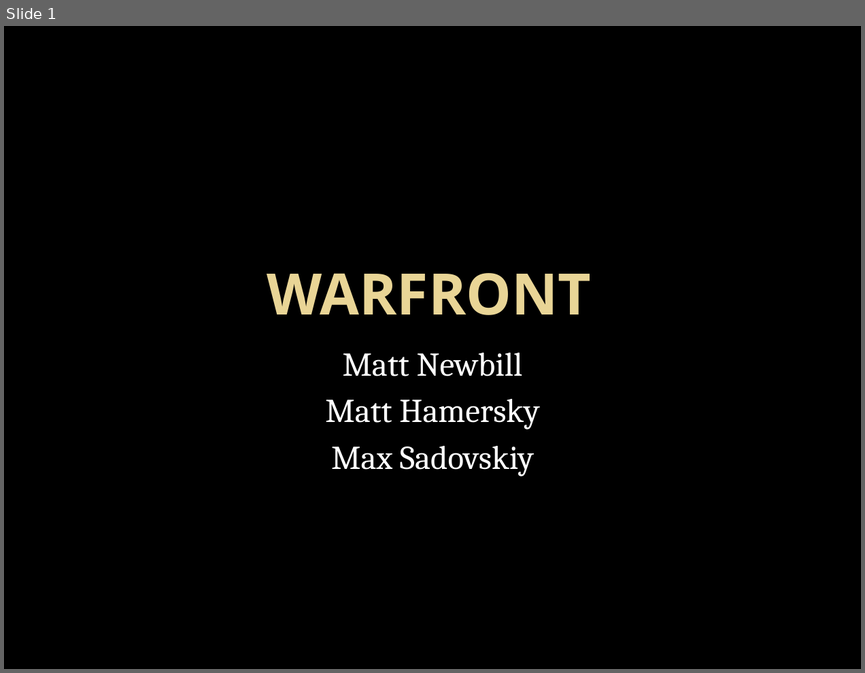
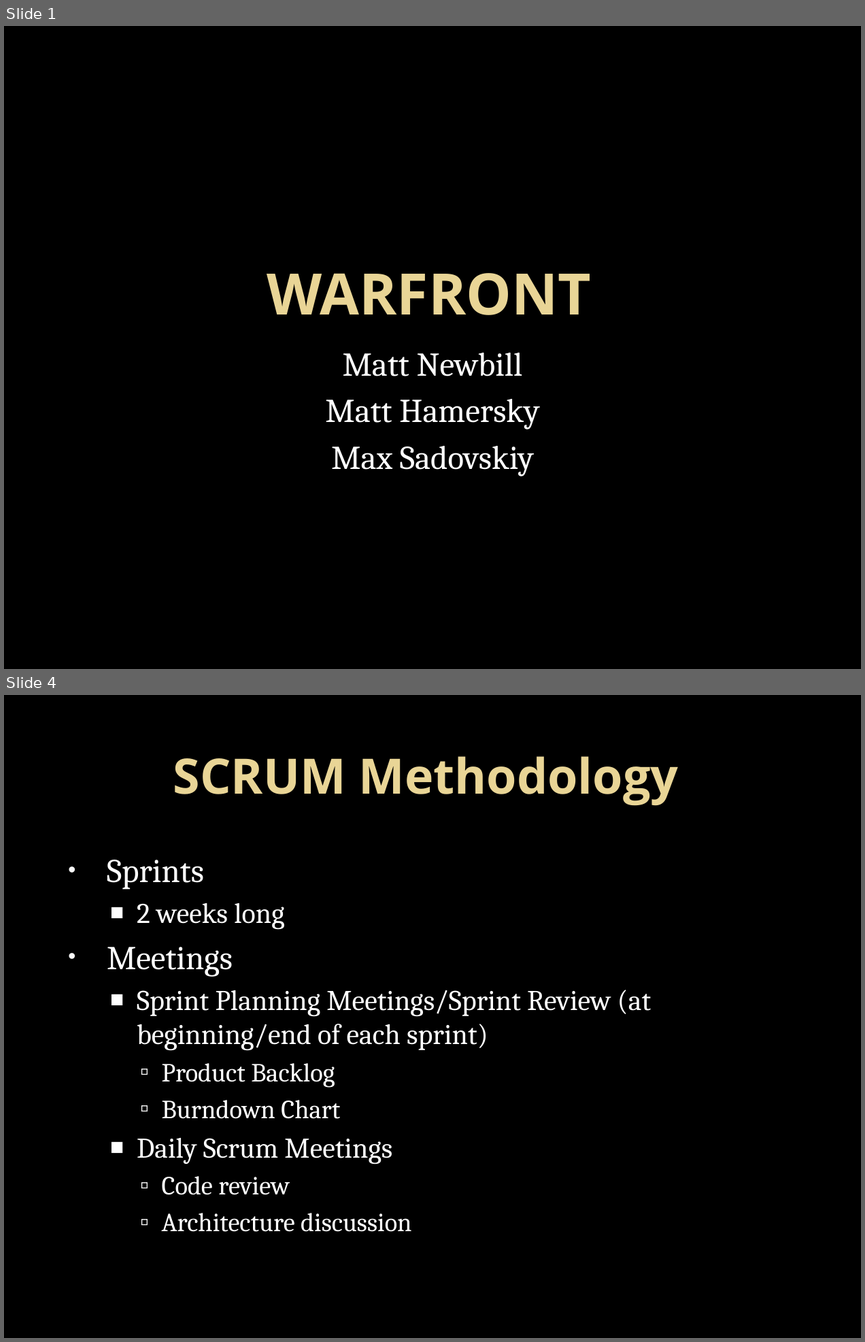
Before and after one commit to MattNewbill/android_combat_game, a slide deck: Project Specs/Matt N part 1 design.pptx. Shown one above the other, each under a label of ours: slide 1 before the commit, slides 1 and 4 after it; the slides between them are not shown. The pictures are 865x673 and 865x1342 pixels, drawn with LibreOffice and Linux fonts; fonts in the diff are those of the drawing; background and template pictures are left out. Boxes give left, top, right and bottom in pixels: in the first picture for what was removed or moved away, otherwise in the second. Text is boxed around its words. In the diff, an @@ line names an element or a change of style, - is before the commit and + after.

```diff
--- a/Project Specs/Matt N part 1 design.pptx
+++ b/Project Specs/Matt N part 1 design.pptx
@@ slide 4 added at <box>4,695,861,1338</box>, background picture (left out) @@
@@ title added at <box>173,756,679,806</box>, 41 pt, text gradient #EAD696 to #E7D081, bold @@
+SCRUM Methodology
@@ text added at <box>107,860,651,1232</box>, 24 pt, text #FFFFFF @@
+• Sprints
+  ■ 2 weeks long
+• Meetings
+  ■ Sprint Planning Meetings/Sprint Review (at beginning/end of each sprint)
+    ▫ Product Backlog
+    ▫ Burndown Chart
+  ■ Daily Scrum Meetings
+    ▫ Code review
+    ▫ Architecture discussion
```
Also in this commit, not shown: 7 other slides added, 14 other files.
